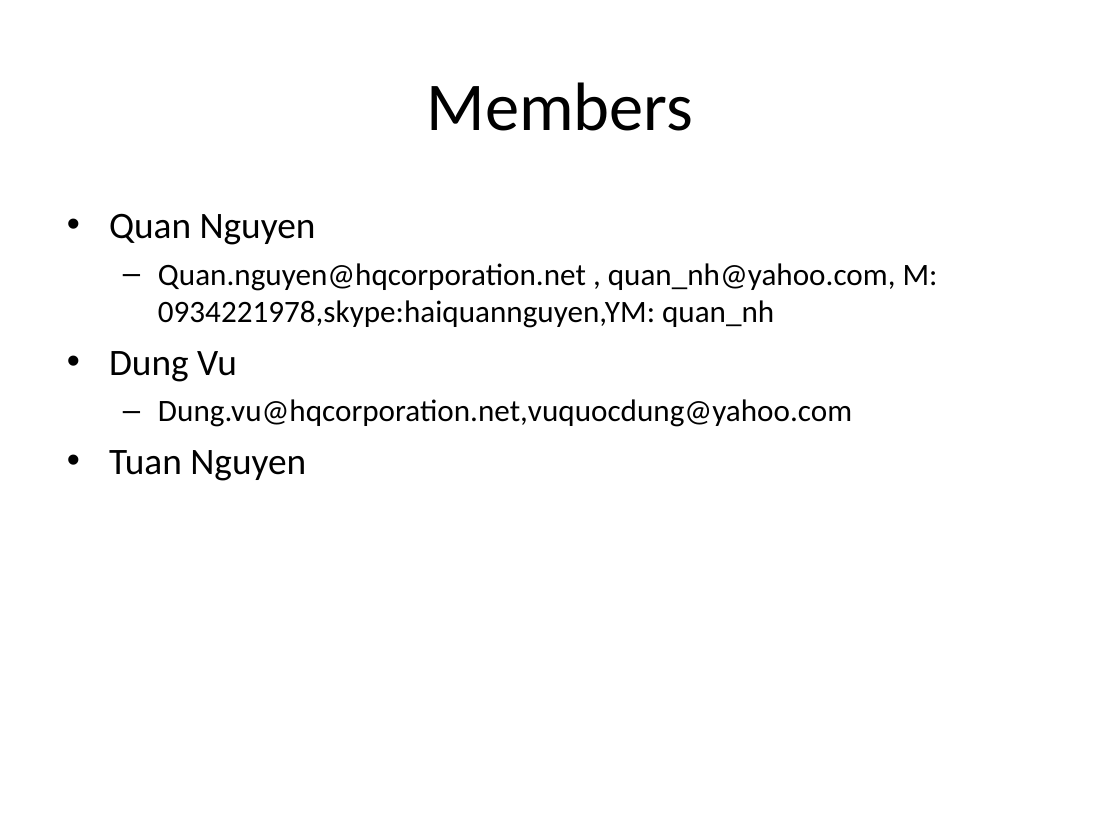
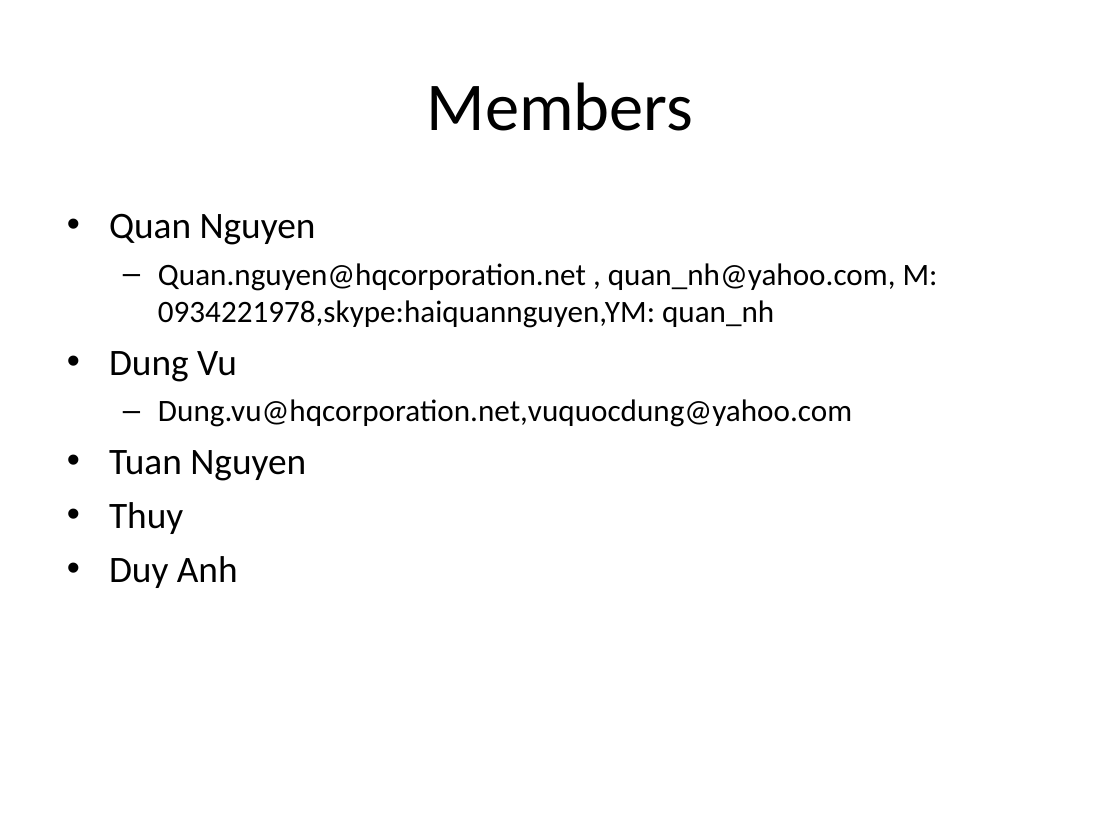
Before and after one commit to oghenez/trade-software, a slide deck: slide 2 of Documentation/Project Management/Communication Plan.ppt. Drawn at 1120x840 pixels with LibreOffice and Linux fonts; fonts in the diff are those of the drawing. Boxes give left, top, right and bottom in pixels: in the first picture for what was removed or moved away, otherwise in the second. Text is boxed around its words. In the diff, an @@ line names an element or a change of style, - is before the commit and + after.

```diff
--- a/Documentation/Project Management/Communication Plan.ppt
+++ b/Documentation/Project Management/Communication Plan.ppt
@@ text at (x1=109, y1=502, x2=238, y2=588): paragraphs added @@
+• Thuy
+• Duy Anh
```
Also in this commit, not shown: 1 other slide changed, 6 other files.
